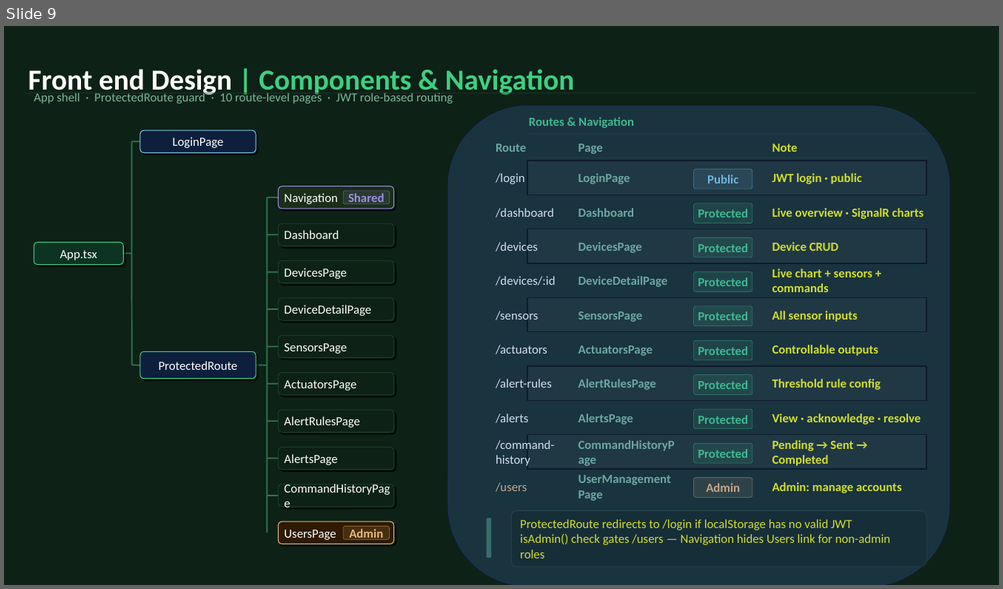
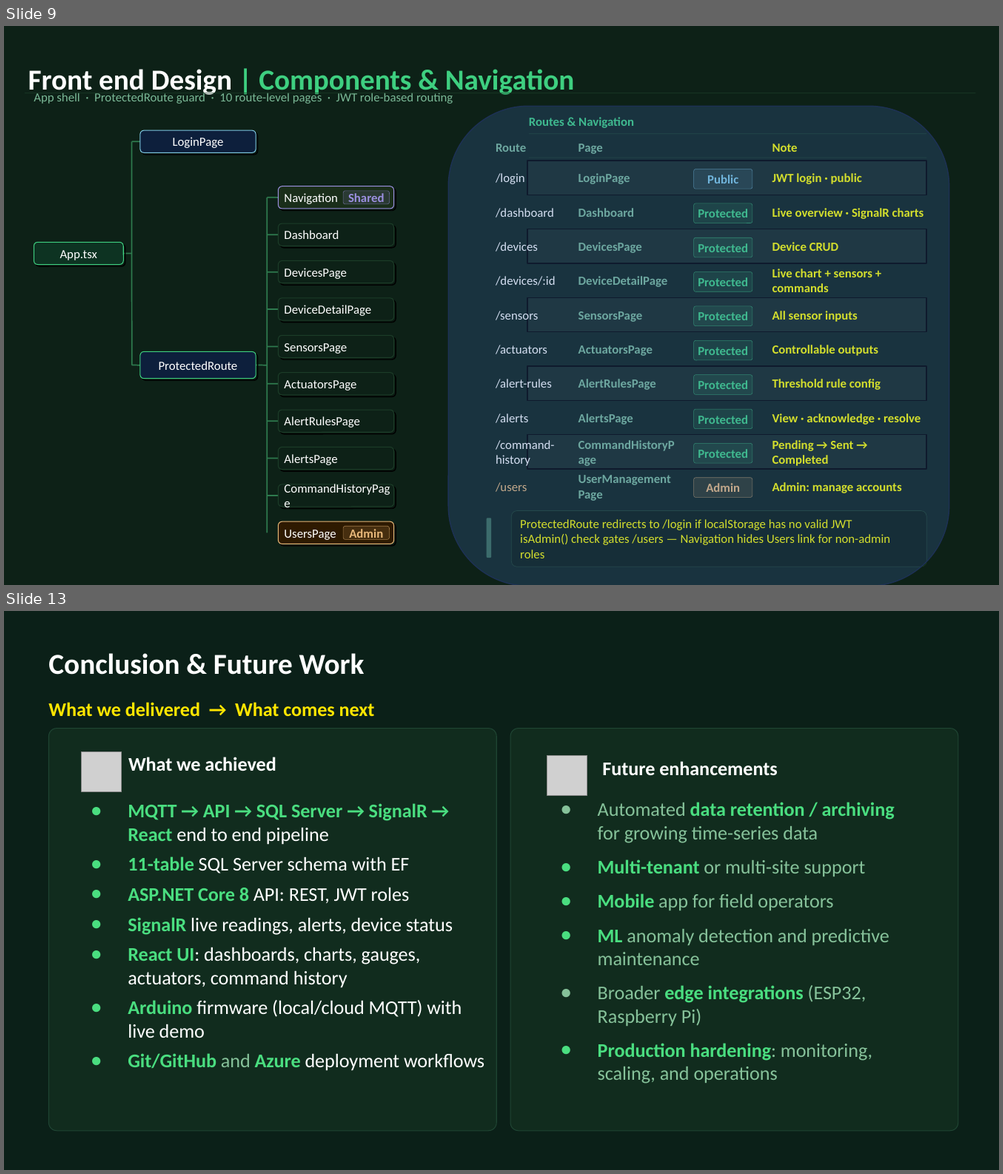
Before and after one commit to TranRTC/capstone_project, a slide deck: Documents/Presentation/Capstone Project Presentation.pptx. Shown one above the other, each under a label of ours: slide 9 before the commit, slides 9 and 13 after it; the slides between them are not shown. The pictures are 1003x589 and 1003x1174 pixels, drawn with LibreOffice and Linux fonts; fonts in the diff are those of the drawing; grey boxes stand for pictures. Boxes give left, top, right and bottom in pixels: in the first picture for what was removed or moved away, otherwise in the second. Text is boxed around its words. In the diff, an @@ line names an element or a change of style, - is before the commit and + after.

```diff
--- a/Documents/Presentation/Capstone Project Presentation.pptx
+++ b/Documents/Presentation/Capstone Project Presentation.pptx
@@ slide 13 added at (4,611,999,1170), background #0B2018 @@
@@ text added at (48,653,364,675), 28 pt, text #FFFFFF, bold @@
+Conclusion & Future Work
@@ text added at (48,702,375,717), 18.7 pt, text #FFE600, bold @@
+What we delivered → What comes next
@@ rounded rectangle added at (48,728,496,1131), fill #112C1E, outline #1F4533 0.75 pt @@
@@ rounded rectangle added at (510,728,958,1131), fill #112C1E, outline #1F4533 0.75 pt @@
@@ picture added at (82,752,121,792) @@
@@ text added at (128,757,276,771), 18.7 pt, text #FFFFFF, bold @@
+What we achieved
@@ picture added at (547,756,586,795) @@
@@ text added at (602,761,777,775), 18.7 pt, text #FFFFFF, bold @@
+Future enhancements
@@ text added at (128,803,484,1071), 18.7 pt, text #FFFFFF @@
+● MQTT → API → SQL Server → SignalR → React end to end pipeline
+● 11-table SQL Server schema with EF
+● ASP.NET Core 8 API: REST, JWT roles
+● SignalR live readings, alerts, device status
+● React UI: dashboards, charts, gauges, actuators, command history
+● Arduino firmware (local/cloud MQTT) with live demo
+● Git/GitHub and Azure deployment workflows
@@ text added at (597,802,894,1084), 18.7 pt, text #86C29A @@
+● Automated data retention / archiving for growing time-series data
+● Multi-tenant or multi-site support
+● Mobile app for field operators
+● ML anomaly detection and predictive maintenance
+● Broader edge integrations (ESP32, Raspberry Pi)
+● Production hardening: monitoring, scaling, and operations
```
Also in this commit, not shown: 5 slides changed, 1 other slide added, 3 slides removed, 1 other file.
